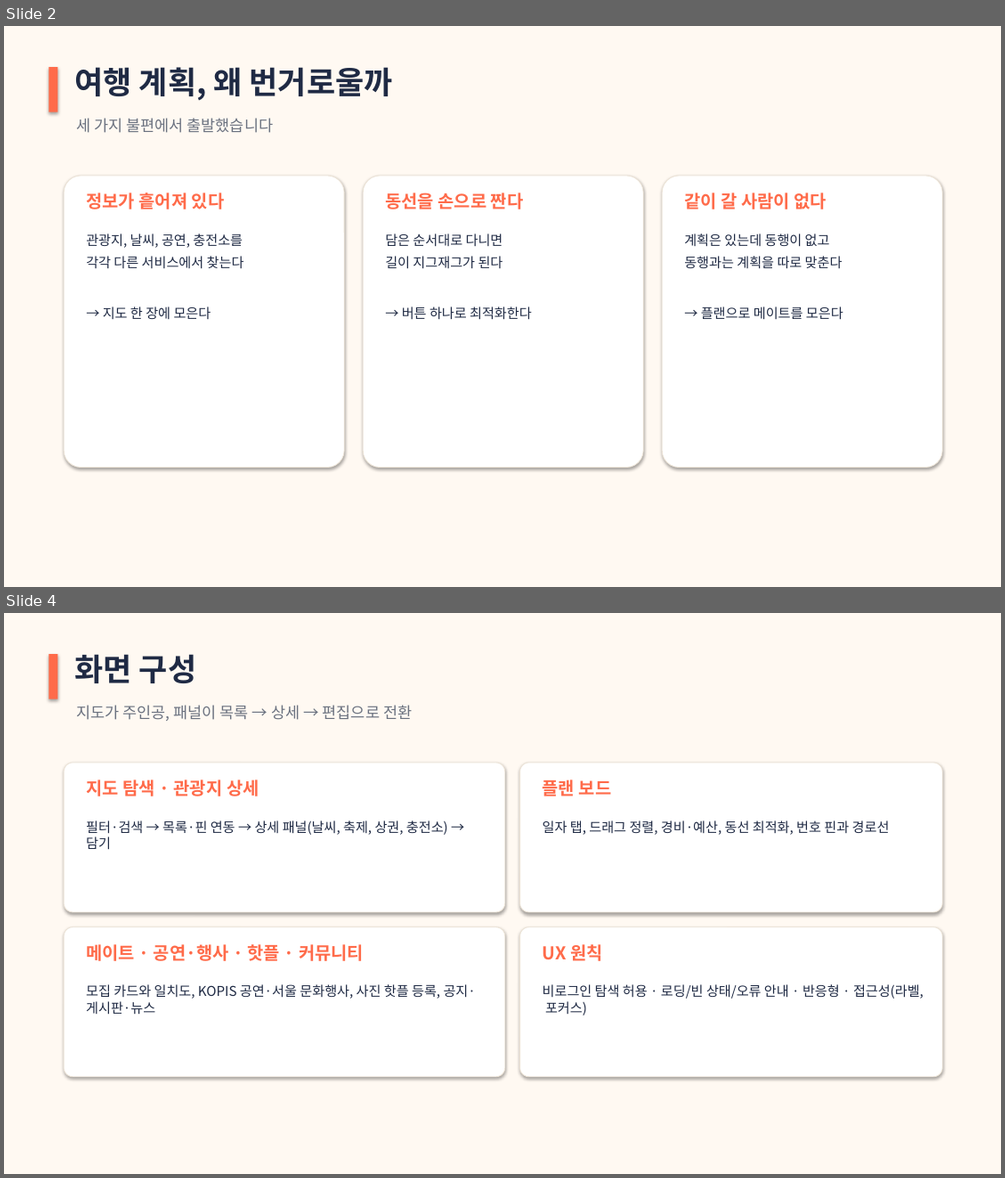
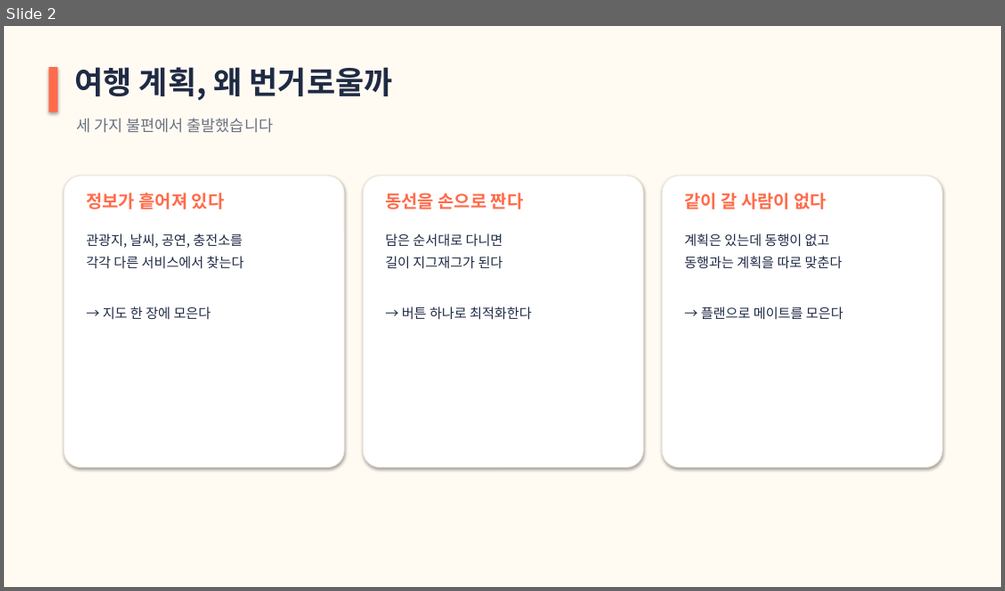
Before and after one commit to 77romin/mapmates, a slide deck: presentation/너랑갈지도_발표.pptx. Shown one above the other, each under a label of ours: slides 2 and 4 before the commit, slide 2 after it; the slides between them are not shown. The pictures are 1005x1178 and 1005x591 pixels, drawn with LibreOffice and Linux fonts; fonts in the diff are those of the drawing. Boxes give left, top, right and bottom in pixels: in the first picture for what was removed or moved away, otherwise in the second. Text is boxed around its words. In the diff, an @@ line names an element or a change of style, - is before the commit and + after.

Commit message:
docs: 발표 자료에 로고와 추가 기능·실제 화면 반영

```diff
--- a/presentation/너랑갈지도_발표.pptx
+++ b/presentation/너랑갈지도_발표.pptx
@@ slide 4 removed at bbox=[4, 613, 1001, 1174], background #FFF9F2 @@
@@ rectangle removed at bbox=[48, 654, 57, 699] @@
@@ text removed at bbox=[75, 654, 196, 683] @@
-화면 구성
@@ text removed at bbox=[76, 705, 412, 721] @@
-지도가 주인공, 패널이 목록 → 상세 → 편집으로 전환
@@ rounded rectangle removed at bbox=[64, 763, 505, 912] @@
@@ rounded rectangle removed at bbox=[520, 763, 942, 912] @@
@@ text removed at bbox=[86, 779, 259, 796] @@
-지도 탐색 · 관광지 상세
@@ text removed at bbox=[542, 779, 612, 796] @@
-플랜 보드
@@ text removed at bbox=[86, 820, 448, 850] @@
-필터·검색 → 목록·핀 연동 → 상세 패널(날씨, 축제, 상권, 충전소) → 담기
@@ text removed at bbox=[542, 820, 890, 835] @@
-일자 탭, 드래그 정렬, 경비·예산, 동선 최적화, 번호 핀과 경로선
@@ rounded rectangle removed at bbox=[64, 927, 505, 1077] @@
@@ rounded rectangle removed at bbox=[520, 927, 942, 1077] @@
@@ text removed at bbox=[86, 944, 364, 961] @@
-메이트 · 공연·행사 · 핫플 · 커뮤니티
@@ text removed at bbox=[542, 944, 603, 961] @@
-UX 원칙
@@ text removed at bbox=[86, 984, 476, 1014] @@
-모집 카드와 일치도, KOPIS 공연·서울 문화행사, 사진 핫플 등록, 공지·게시판·뉴스
@@ text removed at bbox=[542, 984, 923, 1015] @@
-비로그인 탐색 허용 · 로딩/빈 상태/오류 안내 · 반응형 · 접근성(라벨, 포커스)
```
Also in this commit, not shown: 10 other slides changed, 5 slides added.
